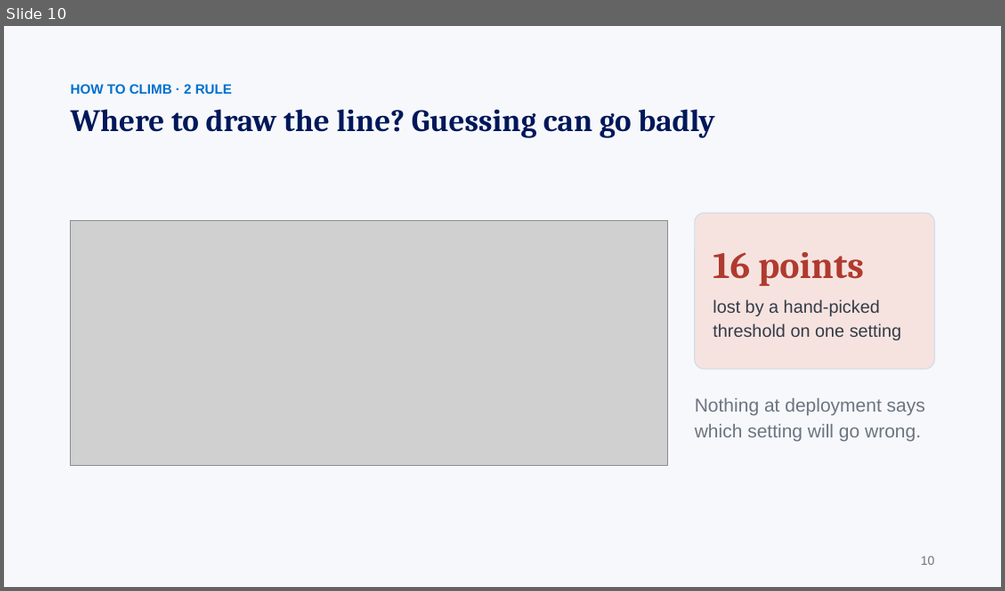
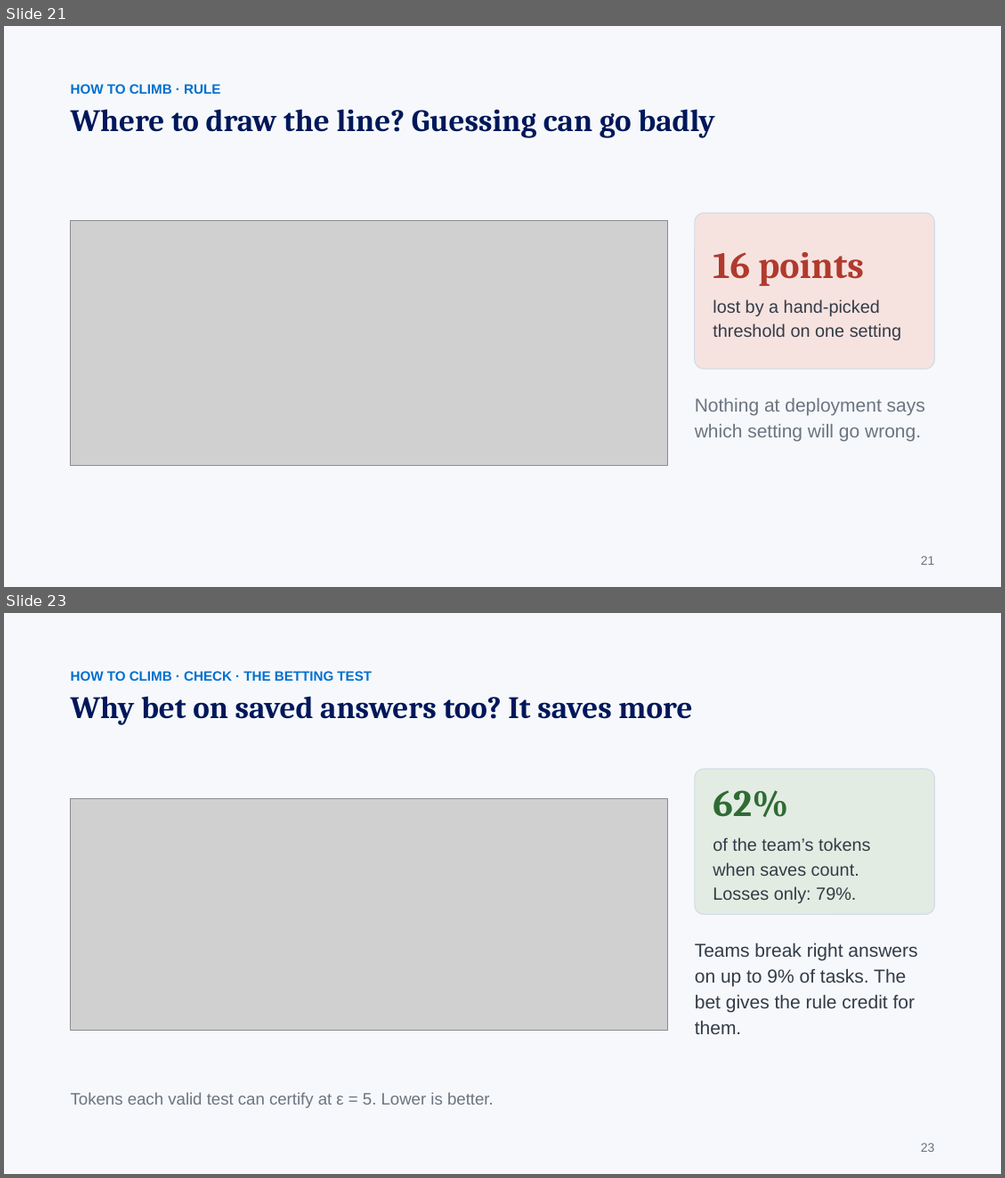
Before and after one commit to gaoj21/tokenbank, a slide deck: slides/CLIMB_talk.pptx. Shown one above the other, each under a label of ours: slide 10 before the commit, slides 21 and 23 after it; the slides between them are not shown. The pictures are 1005x591 and 1005x1178 pixels, drawn with LibreOffice and Linux fonts; fonts in the diff are those of the drawing; grey boxes stand for pictures. Boxes give left, top, right and bottom in pixels: in the first picture for what was removed or moved away, otherwise in the second. Text is boxed around its words. In the diff, an @@ line names an element or a change of style, - is before the commit and + after.

```diff
--- a/slides/CLIMB_talk.pptx
+++ b/slides/CLIMB_talk.pptx
@@ slide 23 added at (x1=4, y1=613, x2=1001, y2=1174), background #F6F8FB @@
@@ text added at (x1=71, y1=671, x2=372, y2=681), 13 pt, text #006FCF, bold @@
+HOW TO CLIMB · CHECK · THE BETTING TEST
@@ text added at (x1=71, y1=696, x2=692, y2=725), 30 pt, text #00175A, bold @@
+Why bet on saved answers too? It saves more
@@ rounded rectangle added at (x1=695, y1=769, x2=935, y2=914), fill #E3ECE2, outline #D3DCE8 1 pt, 17 pt, text #333B47 @@
+62%
+of the team’s tokens when saves count. Losses only: 79%.
@@ picture added at (x1=71, y1=798, x2=668, y2=1030) @@
@@ text added at (x1=695, y1=942, x2=917, y2=1034), 18 pt, text #333B47 @@
+Teams break right answers on up to 9% of tasks. The bet gives the rule credit for them.
@@ text added at (x1=71, y1=1092, x2=494, y2=1108), 16 pt, text #6B7480 @@
+Tokens each valid test can certify at ε = 5. Lower is better.
@@ text added at (x1=921, y1=1143, x2=935, y2=1151), 12 pt, text #6B7480 @@
+23
@@ what was slide 10 is now slide 21 @@
@@ slide 21 changed as well @@
@@ text at (x1=71, y1=84, x2=220, y2=94): text changed @@
-HOW TO CLIMB · 2 RULE
+HOW TO CLIMB · RULE
@@ text at (x1=921, y1=556, x2=935, y2=564): text changed @@
-10
+21
```
Also in this commit, not shown: 18 other slides changed, 5 other slides added, 1 slide removed, 3 other files.
